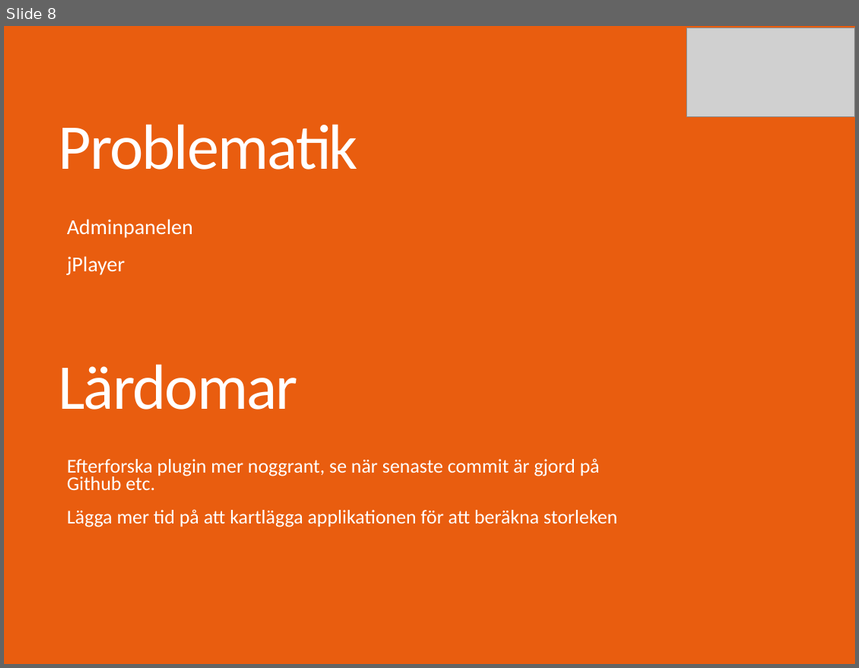
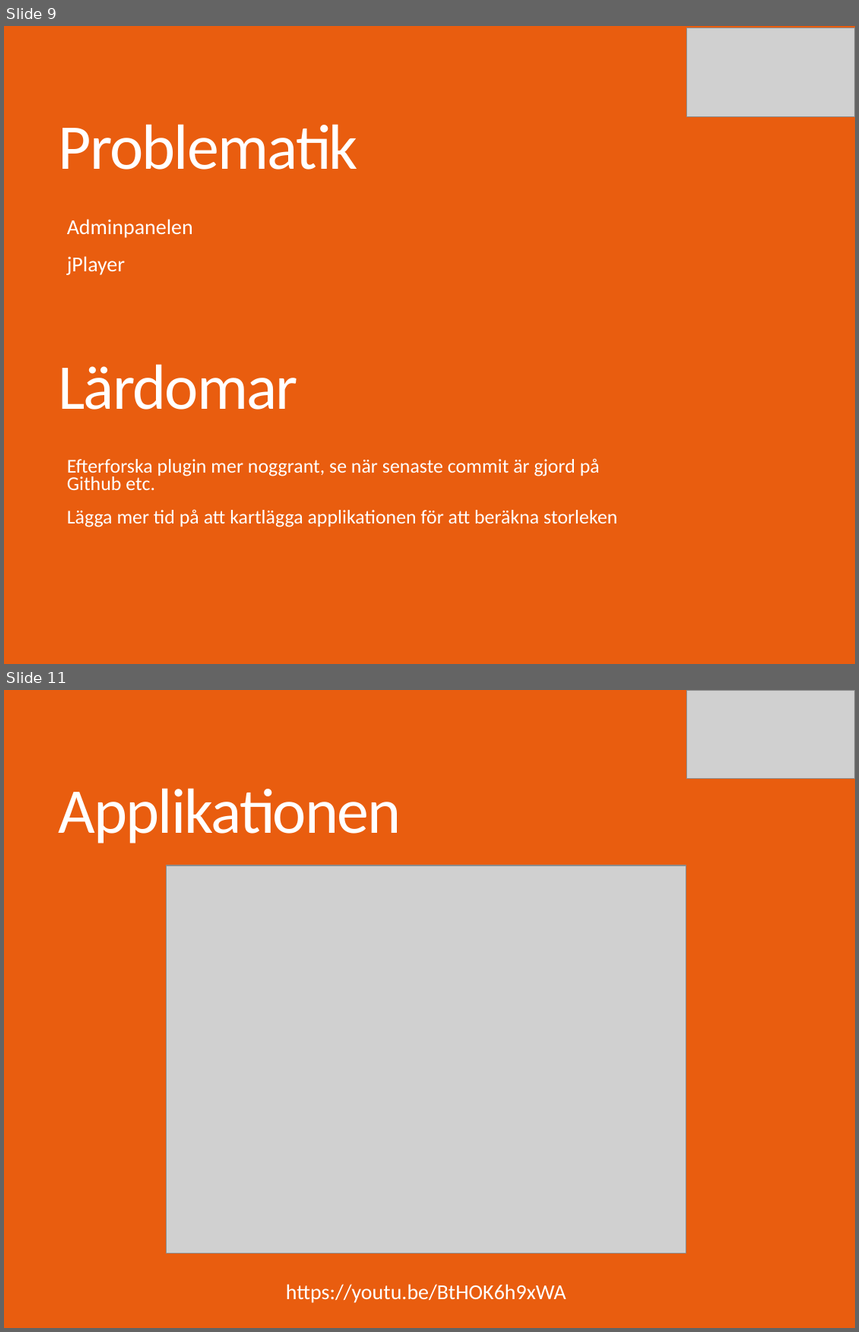
Before and after one commit to mickeeri/sales-scenario, a slide deck: docs/final_presentation/Powerpoint.pptx. Shown one above the other, each under a label of ours: slide 8 before the commit, slides 9 and 11 after it; the slides between them are not shown. The pictures are 859x668 and 859x1332 pixels, drawn with LibreOffice and Linux fonts; fonts in the diff are those of the drawing; grey boxes stand for pictures. Boxes give left, top, right and bottom in pixels: in the first picture for what was removed or moved away, otherwise in the second. Text is boxed around its words. In the diff, an @@ line names an element or a change of style, - is before the commit and + after.

```diff
--- a/docs/final_presentation/Powerpoint.pptx
+++ b/docs/final_presentation/Powerpoint.pptx
@@ slide 11 added at (4,690,855,1328), background #E95D0F @@
@@ picture added at (686,690,855,778) @@
@@ title added at (59,788,401,844), 54 pt, text #FFFFFF @@
+Applikationen
@@ picture added at (166,866,686,1253) @@
@@ text added at (286,1284,566,1303), 18 pt, text #FFFFFF @@
+  https://youtu.be/BtHOK6h9xWA
@@ what was slide 8 is now slide 9 @@
```
Also in this commit, not shown: 1 slide changed, 1 other slide added, 1 slide removed.
